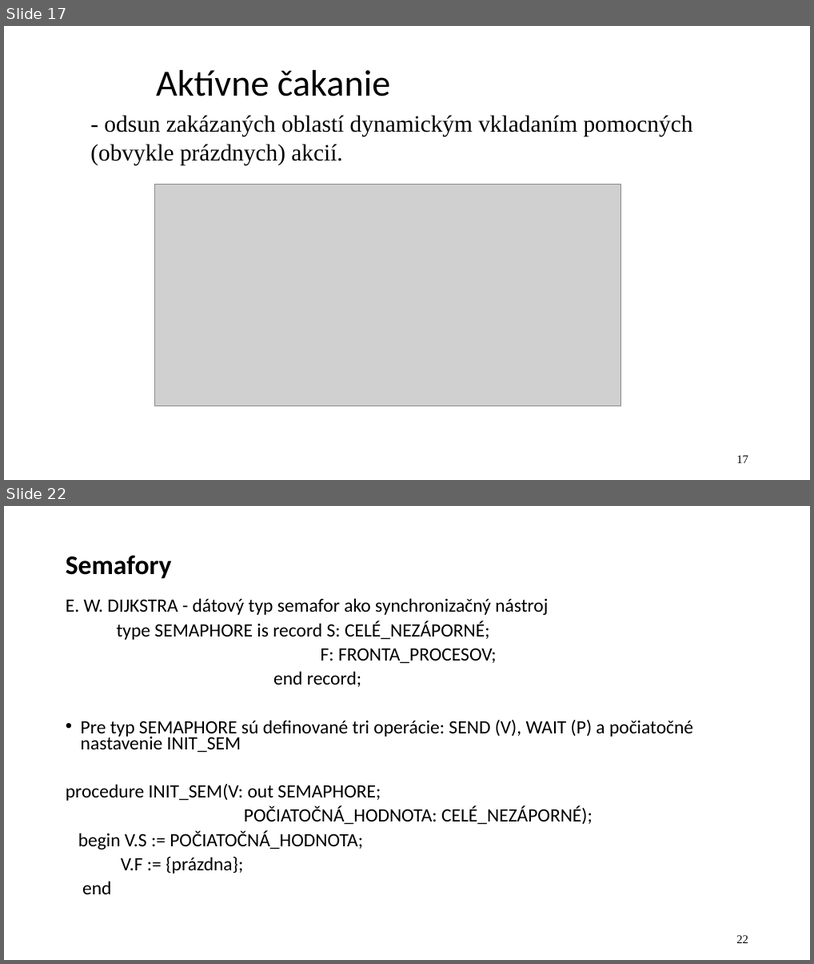
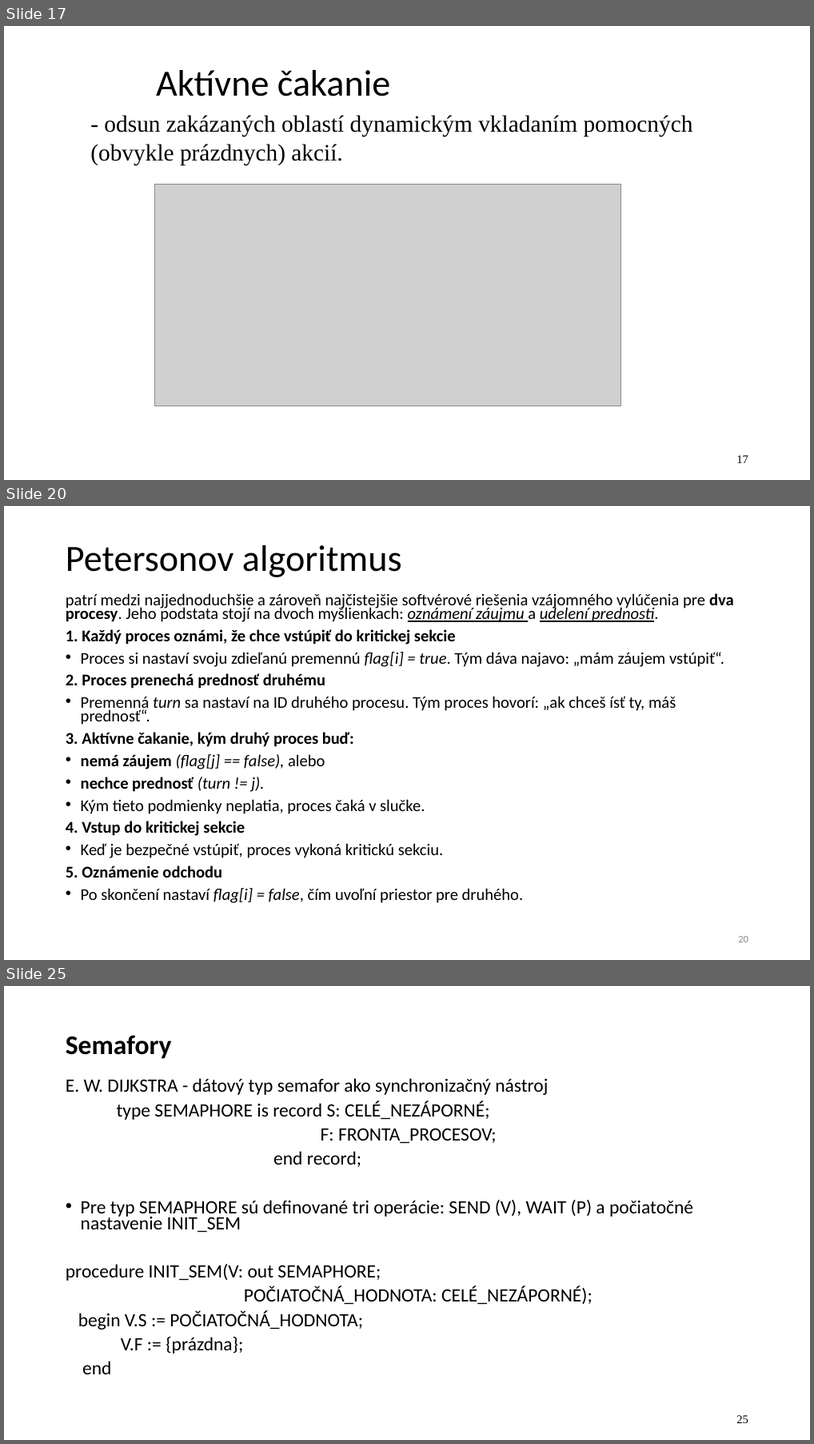
Before and after one commit to jb23lm87/OS-prednasky, a slide deck: OS 2 Úvod do paralélnych procesov a synchronizácie.pptx. Shown one above the other, each under a label of ours: slides 17 and 22 before the commit, slides 17, 20 and 25 after it; the slides between them are not shown. The pictures are 814x964 and 814x1444 pixels, drawn with LibreOffice and Linux fonts; fonts in the diff are those of the drawing; grey boxes stand for pictures. Boxes give left, top, right and bottom in pixels: in the first picture for what was removed or moved away, otherwise in the second. Text is boxed around its words. In the diff, an @@ line names an element or a change of style, - is before the commit and + after.

```diff
--- a/OS 2 Úvod do paralélnych procesov a synchronizácie.pptx
+++ b/OS 2 Úvod do paralélnych procesov a synchronizácie.pptx
@@ slide 20 added at [4,506,810,960], background #FFFFFF @@
@@ title added at [66,545,402,577], 44 pt, text #000000 @@
+Petersonov algoritmus
@@ text added at [66,593,734,903], 19.6 pt, text #000000 @@
+patrí medzi najjednoduchšie a zároveň najčistejšie softvérové riešenia vzájomného vylúčenia pre dva procesy. Jeho podstata stojí na dvoch myšlienkach: oznámení záujmu a udelení prednosti.
+1. Každý proces oznámi, že chce vstúpiť do kritickej sekcie
+• Proces si nastaví svoju zdieľanú premennú flag[i] = true. Tým dáva najavo: „mám záujem vstúpiť“.
+2. Proces prenechá prednosť druhému
+• Premenná turn sa nastaví na ID druhého procesu. Tým proces hovorí: „ak chceš ísť ty, máš prednosť“.
+3. Aktívne čakanie, kým druhý proces buď:
+• nemá záujem (flag[j] == false), alebo
+• nechce prednosť (turn != j).
+• Kým tieto podmienky neplatia, proces čaká v slučke.
+4. Vstup do kritickej sekcie
+• Keď je bezpečné vstúpiť, proces vykoná kritickú sekciu.
+5. Oznámenie odchodu
+• Po skončení nastaví flag[i] = false, čím uvoľní priestor pre druhého.
@@ page number added at [738,936,749,942], 12 pt, text #8C8C8C @@
+20
@@ what was slide 22 is now slide 25 @@
@@ page number at [737,1415,749,1423]: text changed @@
-22
+25
```
Also in this commit, not shown: 14 slides changed, 6 other slides added, 8 slides removed.
